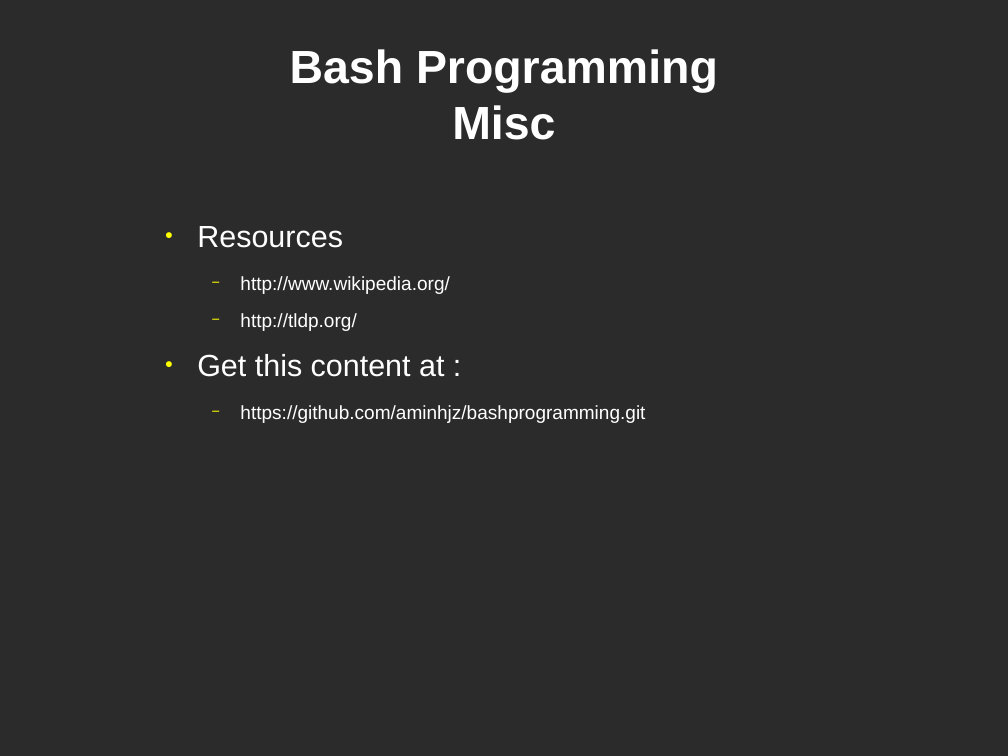
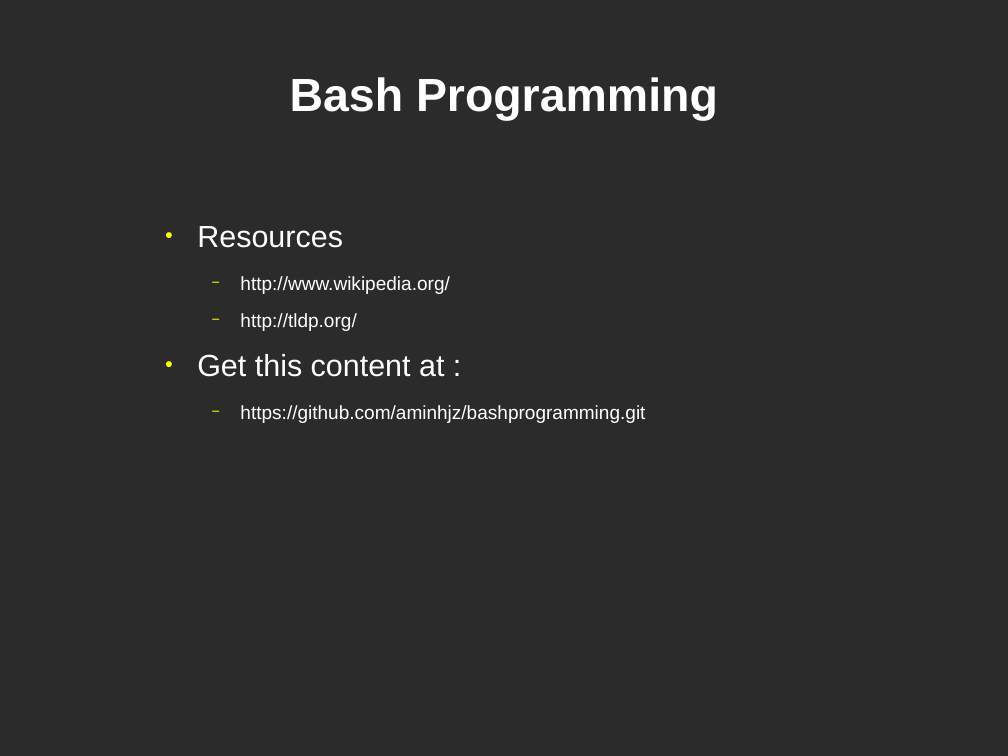
Before and after one commit to aminhjz-old/bashprogramming, a slide deck: slide 22 of bash_programming.odp. Drawn at 1008x756 pixels with LibreOffice and Linux fonts; fonts in the diff are those of the drawing; background and template pictures are left out; a plain dark background stands for a picture behind light text. Boxes give left, top, right and bottom in pixels: in the first picture for what was removed or moved away, otherwise in the second. Text is boxed around its words. In the diff, an @@ line names an element or a change of style, - is before the commit and + after.

```diff
--- a/bash_programming.odp
+++ b/bash_programming.odp
@@ title at [290, 77, 718, 121]: text changed @@
-Bash Programming
-Misc
+Bash Programming
```
Also in this commit, not shown: 5 other slides changed, 1 slide added, 1 slide removed.
